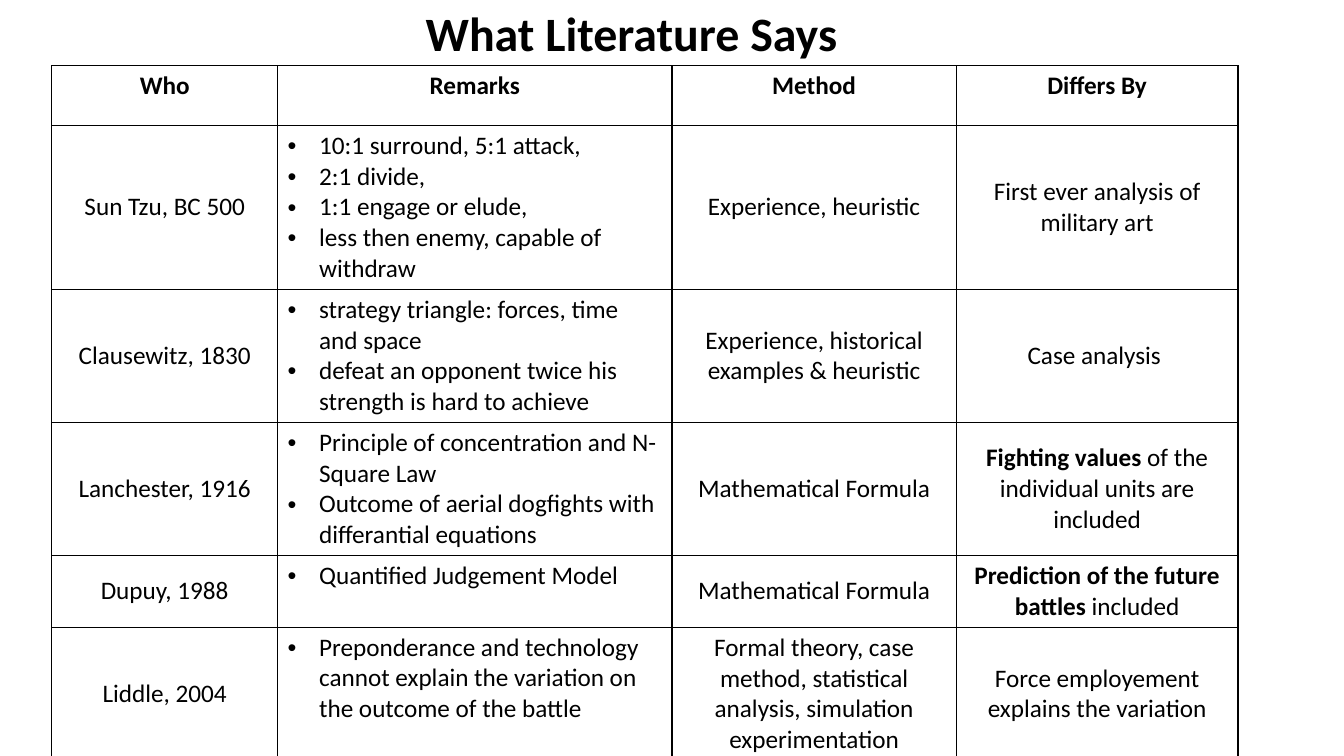
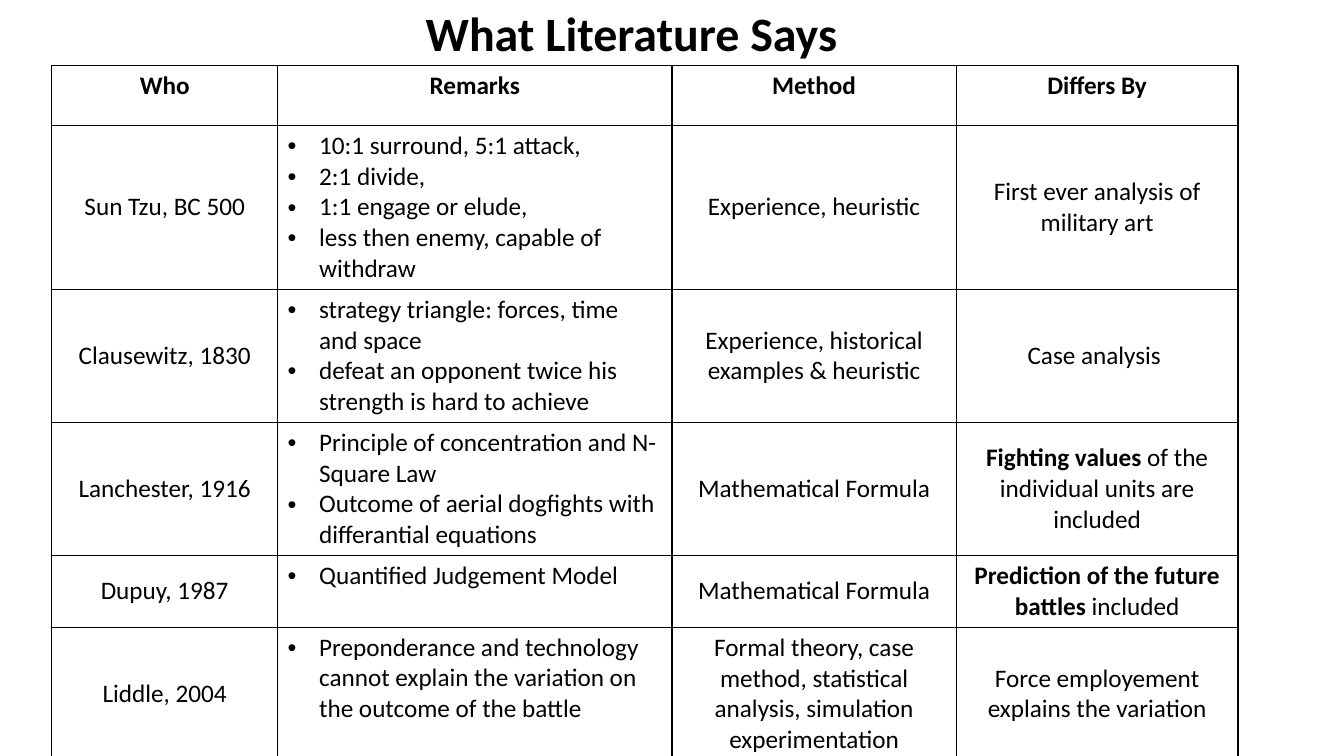
Before and after one commit to GurkanGitHub/PhD, a slide deck: slide 4 of PhD Discussion.pptx (slide 3 before the commit). Drawn at 1344x756 pixels with LibreOffice and Linux fonts; fonts in the diff are those of the drawing. Boxes give left, top, right and bottom in pixels: in the first picture for what was removed or moved away, otherwise in the second. Text is boxed around its words. In the diff, an @@ line names an element or a change of style, - is before the commit and + after.

```diff
--- a/PhD Discussion.pptx
+++ b/PhD Discussion.pptx
@@ table at bbox=[51, 66, 1238, 756] @@
-row 5, column 1: Dupuy, 1988
+row 5, column 1: Dupuy, 1987
```
Also in this commit, not shown: 6 other slides changed, 2 slides added, 1 other file.
